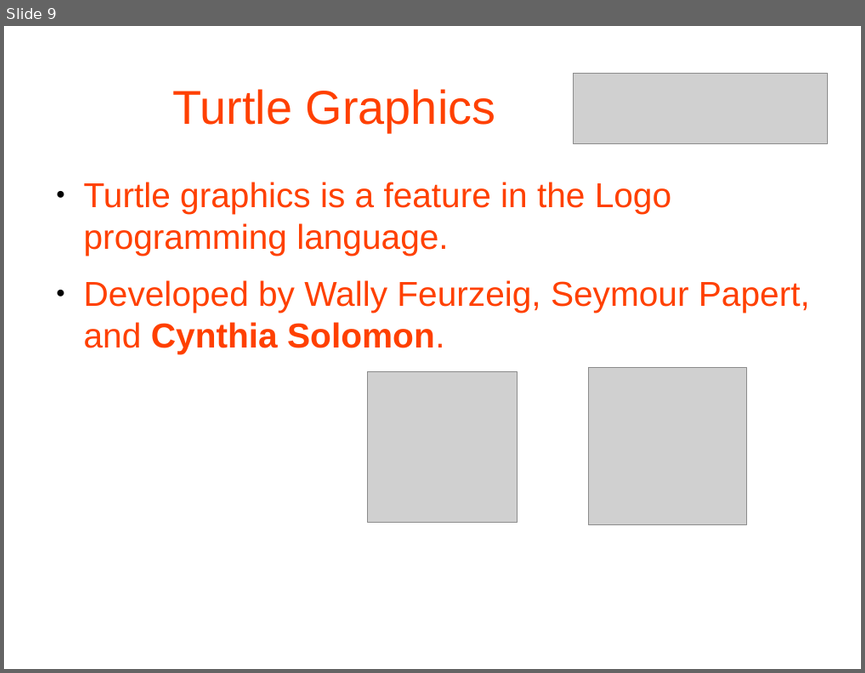
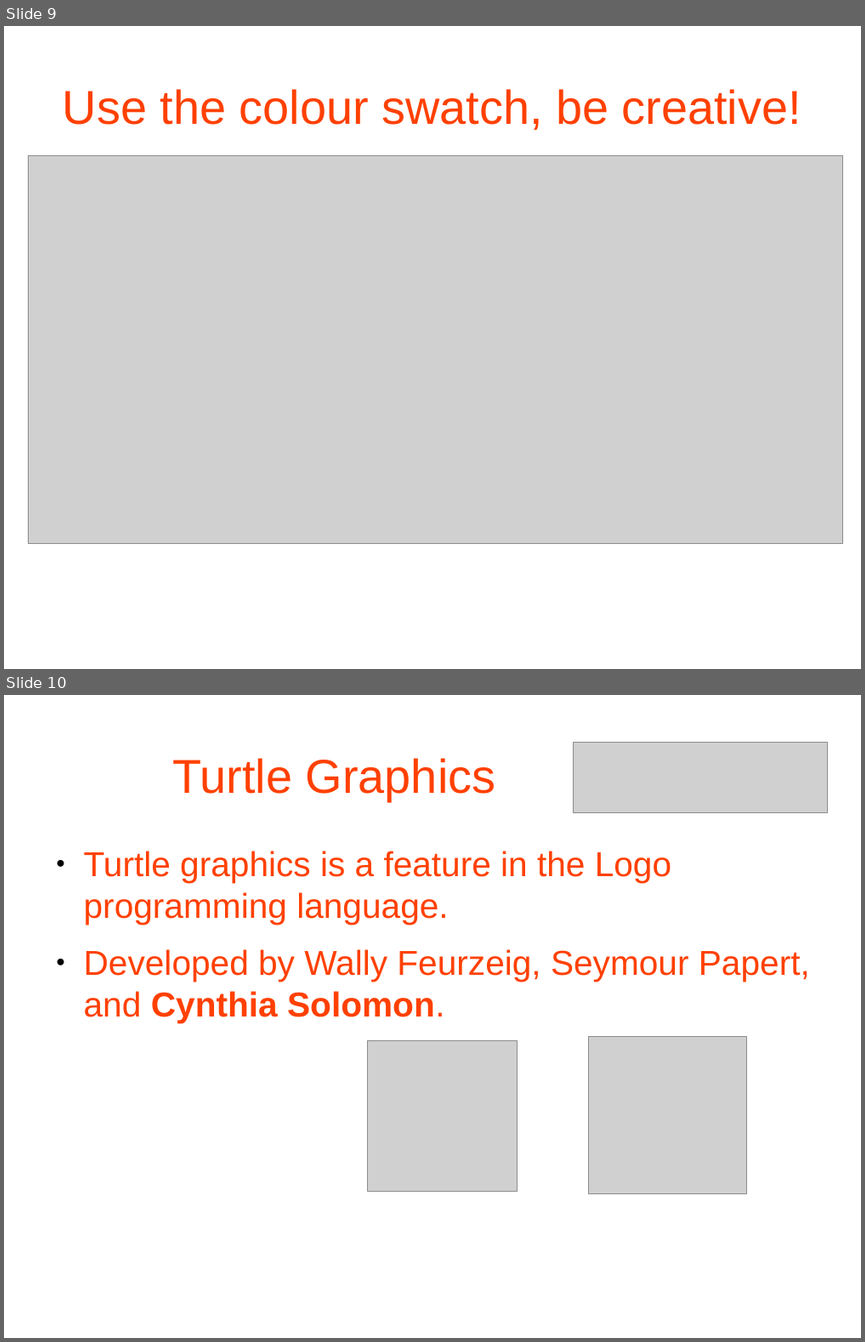
Before and after one commit to MarkGadsby/TeachingNotes, a slide deck: GeneralTextFiles/Markdown_BSC_Notes/Slides_HoneyCombe.odp. Shown one above the other, each under a label of ours: slide 9 before the commit, slides 9 and 10 after it. The pictures are 865x673 and 865x1342 pixels, drawn with LibreOffice and Linux fonts; fonts in the diff are those of the drawing; grey boxes stand for pictures; background and template pictures are left out. Boxes give left, top, right and bottom in pixels: in the first picture for what was removed or moved away, otherwise in the second. Text is boxed around its words. In the diff, an @@ line names an element or a change of style, - is before the commit and + after.

Commit message:
Added colour swatch slide

```diff
--- a/GeneralTextFiles/Markdown_BSC_Notes/Slides_HoneyCombe.odp
+++ b/GeneralTextFiles/Markdown_BSC_Notes/Slides_HoneyCombe.odp
@@ slide 9 added at (4, 26, 861, 669), background #FFFFFF @@
@@ title added at (63, 89, 801, 130), 44 pt, text #FF4000 @@
+Use the colour swatch, be creative!
@@ picture added at (28, 156, 842, 543) @@
@@ what was slide 9 is now slide 10 @@
```
Also in this commit, not shown: 1 other file.
